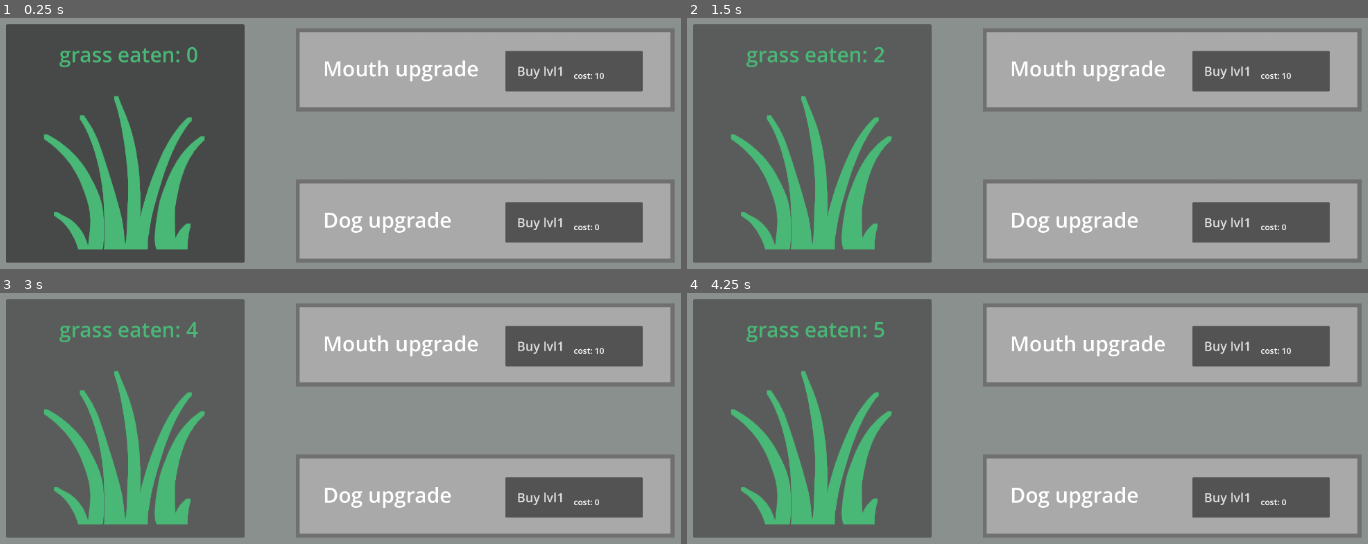
Above: before the commit, frames 1-4 (two rows, left to right).
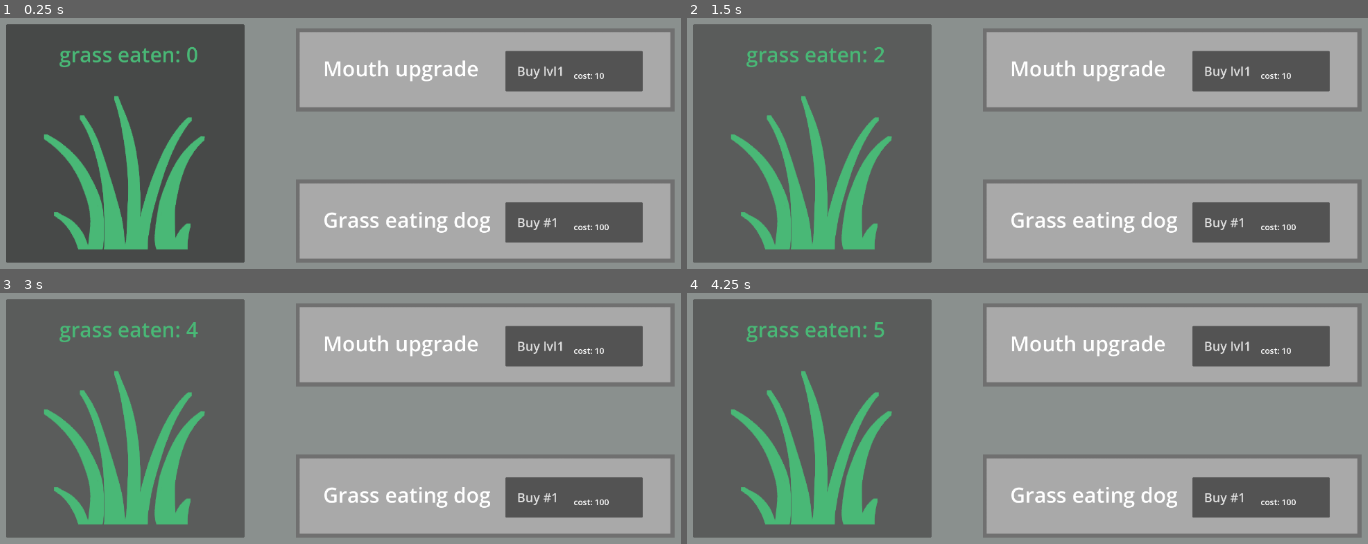
Above: after the commit, the same moments.

Repository: berox455/godot_eg
Game: Godot game, scene res://game.tscn
The game is run twice, just before and just after one commit, with the same random seed, the same clock (stepped at 60 frames per second) and the same inputs.
Inputs:
- Up to frame 1 (0.25 s): no input
- Up to frame 2 (1.5 s): click "grass eaten: 0" at 0.5 s; click "grass eaten: 1" at 1.25 s
- Up to frame 3 (3 s): click "grass eaten: 2" at 2 s; click "grass eaten: 3" at 2.75 s
- Up to frame 4 (4.25 s): click "grass eaten: 4" at 3.5 s

The runs differ from the first frame. In frame 1, 0.9% of the frame differs, in the area x 47-90%, y 77-86%; in frame 2, 0.9%; in frame 3, 0.9%; in frame 4, 0.9%.

Commit message:
add abr, make dog working, add dog upgrade

Diff:
--- a/game.tscn
+++ b/game.tscn
@@ -17,6 +17,10 @@
 
 [node name="Background" type="Sprite2D" parent="the_game" unique_id=2051863108]
 texture = ExtResource("1_e2o6t")
+
+[node name="Timer" type="Timer" parent="the_game" unique_id=2103236156]
+wait_time = 0.1
+autostart = true
 
 [node name="eat_grass" type="Button" parent="the_game" unique_id=1814096244]
 offset_left = -710.0
@@ -100,7 +104,7 @@
 offset_right = -349.0
 offset_bottom = 1.9999809
 theme_override_font_sizes/normal_font_size = 50
-text = "Dog upgrade"
+text = "Grass eating dog"
 fit_content = true
 autowrap_mode = 0
 metadata/_edit_use_anchors_ = true
@@ -111,7 +115,7 @@
 offset_right = 820.0
 offset_bottom = 277.0
 theme_override_font_sizes/font_size = 30
-text = "   Buy lvl1"
+text = "   Buy #1"
 alignment = 0
 
 [node name="cost" type="RichTextLabel" parent="the_game/dog/button" unique_id=74538689]
@@ -127,21 +131,42 @@
 scroll_active = false
 autowrap_mode = 0
 
-[node name="Without use" type="Node" parent="." unique_id=615753887]
+[node name="dog_upgrade" type="Node" parent="the_game" unique_id=1801539624]
 
-[node name="munch_pwr" type="RichTextLabel" parent="Without use" unique_id=510939373]
-visible = false
-offset_left = -909.0
-offset_top = -498.0
-offset_right = -647.0
-offset_bottom = -443.0
-theme_override_colors/default_color = Color(0.34901962, 0, 0, 1)
+[node name="label" type="RichTextLabel" parent="the_game/dog_upgrade" unique_id=2010330250]
+offset_left = 52.0
+offset_top = 325.0
+offset_right = 294.0
+offset_bottom = 380.0
+theme_override_colors/default_color = Color(1, 1, 1, 1)
 theme_override_font_sizes/normal_font_size = 40
-text = "Munch pwr: 2"
+fit_content = true
+autowrap_mode = 0
+
+[node name="Button" type="Button" parent="the_game/dog_upgrade" unique_id=1254132564]
+offset_left = 490.0
+offset_top = 325.0
+offset_right = 820.0
+offset_bottom = 411.0
+theme_override_font_sizes/font_size = 30
+text = "   Upgrade"
+alignment = 0
+
+[node name="cost" type="RichTextLabel" parent="the_game/dog_upgrade/Button" unique_id=2078344356]
+layout_mode = 0
+offset_left = 164.0
+offset_top = 45.000004
+offset_right = 232.0
+offset_bottom = 73.0
+mouse_filter = 2
+theme_override_font_sizes/normal_font_size = 20
+text = "cost: 0 "
 fit_content = true
 scroll_active = false
 autowrap_mode = 0
 
+[connection signal="timeout" from="the_game/Timer" to="the_game" method="_get_time"]
 [connection signal="pressed" from="the_game/eat_grass" to="the_game" method="_eat_grass_pressed"]
 [connection signal="pressed" from="the_game/mouth_upgrade/button" to="the_game" method="_mouth_upgrade_pressed"]
-[connection signal="pressed" from="the_game/dog/button" to="the_game" method="_dog_upgrade_pressed"]
+[connection signal="pressed" from="the_game/dog/button" to="the_game" method="_dog_buy_pressed"]
+[connection signal="pressed" from="the_game/dog_upgrade/Button" to="the_game" method="_dog_upgrade_pressed"]
--- a/grass.gd
+++ b/grass.gd
@@ -1,13 +1,24 @@
 extends Node
 
-var munch_pwr = 1
+var time: float  # in seconds
 var grass_eaten = 0
+#pwr
+var munch = 1
+var dog_munch = 2
+#passive
+var dogs = 0
+#cost
 var mouth_cost = [5, 5]
+var dog_cost = [10, 10]
+var dog_upgrade_cost = [50, 50]
 
 # Called when the node enters the scene tree for the first time.
 func _ready() -> void:
-	$mouth_upgrade/button/cost.text = "cost: " + str(_sum(mouth_cost))
-	#$munch_pwr.text = ""
+	$mouth_upgrade/button/cost.text = "cost: " + _abr(_sum(mouth_cost))
+	$dog/button/cost.text = "cost: " + _abr(_product(dog_cost))
+	$dog_upgrade/Button/cost.text = "cost: " + _abr(_sum(dog_upgrade_cost))
+	$dog_upgrade/Button.hide()
+
 
 func _sum(array: Array) -> int:
 	var sum = 0
@@ -16,16 +27,25 @@
 
 	return sum
 
+
+func _product(array: Array) -> int:
+	var product = 1
+	for variable in array:
+		product *= variable
+
+	return product
+
 # Called every frame. 'delta' is the elapsed time since the previous frame.
 func _process(delta: float) -> void:
 	if grass_eaten > 100:
-		$eat_grass/grass_eaten.text = str(grass_eaten)
+		$eat_grass/grass_eaten.text = _abr(grass_eaten)
 	else:
 		$eat_grass/grass_eaten.text = "grass eaten: " + str(grass_eaten)
 
 
+
 func _eat_grass_pressed() -> void:
-	grass_eaten += munch_pwr
+	grass_eaten += munch
 	$eat_grass/Munch.pitch_scale = randf_range(0.9, 1.5)
 	$eat_grass/Munch.play()
 
@@ -34,11 +54,69 @@
 	if grass_eaten >=  _sum(mouth_cost):
 		grass_eaten -= _sum(mouth_cost)
 		mouth_cost.append(mouth_cost[-1] + mouth_cost.pop_at(0))
-		$mouth_upgrade/button/cost.text = "cost: " + str(_sum(mouth_cost))
-		munch_pwr += 1
-		$mouth_upgrade/button.text = "   Buy lvl" + str(munch_pwr)
-		#$munch_pwr.text = "Munch pwr: " + str(munch_pwr)
+		$mouth_upgrade/button/cost.text = "cost: " + _abr(_sum(mouth_cost))
+		munch += 1
+		$mouth_upgrade/button.text = "   Buy lvl" + _abr(munch)
+		#$munch.text = "Munch pwr: " + str(munch)
+
+
+func _dog_buy_pressed() -> void:
+	if grass_eaten >= _product(dog_cost):
+		grass_eaten -= _product(dog_cost)
+		dog_cost.append(dog_cost[-1] * dog_cost.pop_at(0))
+		$dog/button/cost.text = "cost: " + _abr(_product(dog_cost))
+		dogs += 1
+		$dog/button.text = "   Buy #" + _abr(dogs + 1)
+		$dog_upgrade/label.text = "Dog munch: " + _abr(dog_munch * dogs)
+		if dogs == 1:
+			$dog_upgrade/Button.show()
+
 
 
 func _dog_upgrade_pressed() -> void:
-	pass # Replace with function body.
+	if grass_eaten >= _sum(dog_upgrade_cost):
+		grass_eaten -= _sum(dog_upgrade_cost)
+		dog_upgrade_cost.append(dog_upgrade_cost[-1] + dog_upgrade_cost.pop_at(0))
+		$dog_upgrade/Button/cost.text = "cost: " + _abr(_sum(dog_upgrade_cost))
+		dog_munch += 2
+		$dog_upgrade/label.text = "Dog munch: " + _abr(dog_munch * dogs)
+
+
+func _abr(number: int) -> String:
+	var k: float = 1000
+	var m: float = 1000000
+	var b: float = 1000000000
+	var t: float = 1000000000000
+	var q: float = 1000000000000000
+	var output: float
+	var modifier: String
+	var limiter: float = 1
+
+	number = float(number)
+
+	if (number / q) > limiter:
+		output = number / q
+		modifier = "q"
+	elif (number / t) > limiter:
+		output = number / t
+		modifier = "t"
+	elif (number / b) > limiter:
+		output = number / b
+		modifier = "b"
+	elif (number / m) > limiter:
+		output = number / m
+		modifier = "m"
+	elif (number / k) > limiter:
+		output = number / k
+		modifier = "k"
+	else:
+		return str(number)
+	return str(snapped(output, 0.01)) + modifier
+
+
+func _get_time() -> void:
+	time += 0.1
+	time = snapped(time, 0.1)
+
+	if time == floor(time) and dogs > 0:
+		grass_eaten += dog_munch * dogs
Not shown, changed: notes.txt
